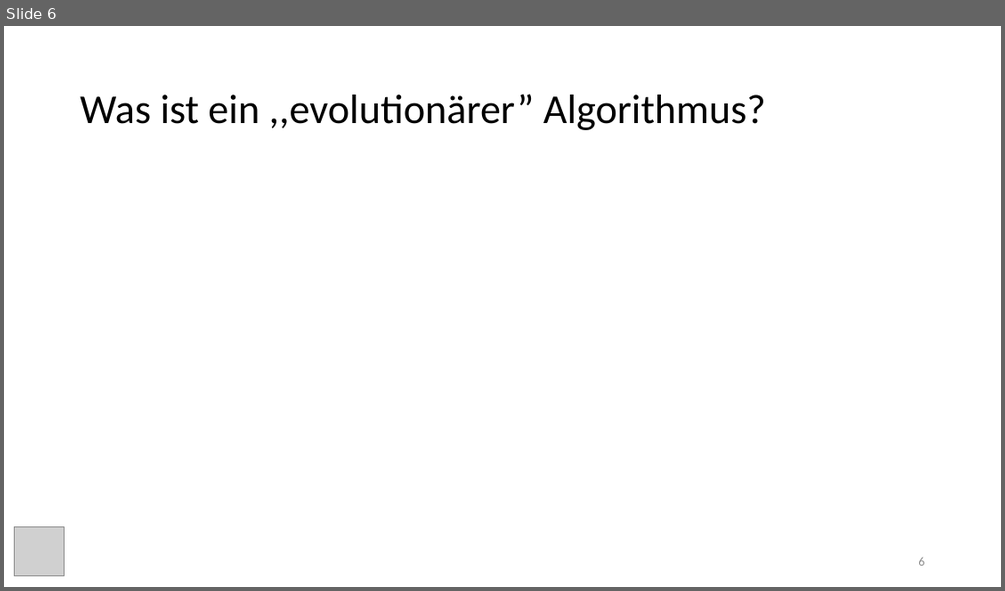
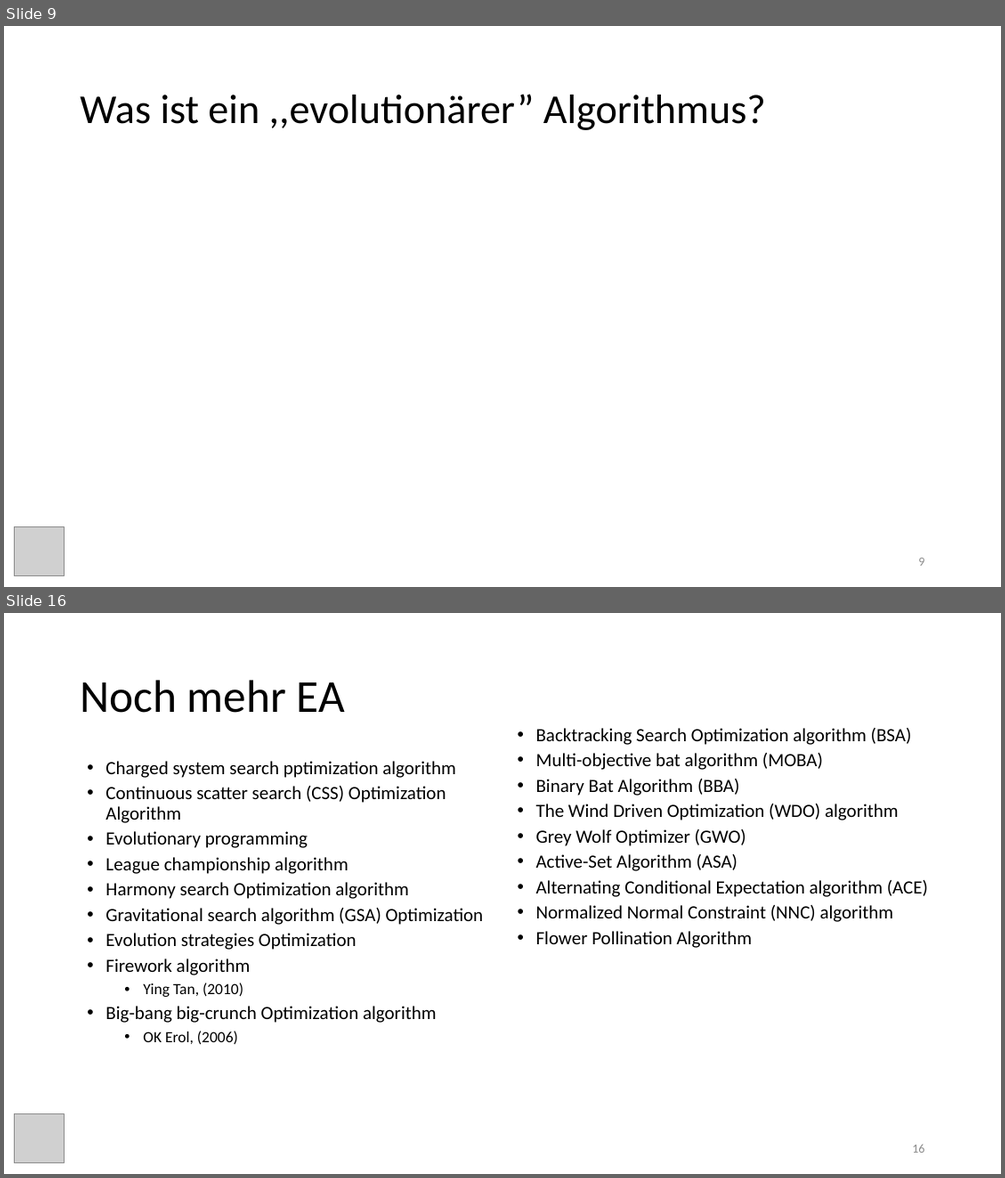
Before and after one commit to freddieRv/evolutive_algorithms_paper, a slide deck: vortrag/evolutionary_algorithms.pptx. Shown one above the other, each under a label of ours: slide 6 before the commit, slides 9 and 16 after it; the slides between them are not shown. The pictures are 1005x591 and 1005x1178 pixels, drawn with LibreOffice and Linux fonts; fonts in the diff are those of the drawing; grey boxes stand for pictures. Boxes give left, top, right and bottom in pixels: in the first picture for what was removed or moved away, otherwise in the second. Text is boxed around its words. In the diff, an @@ line names an element or a change of style, - is before the commit and + after.

Commit message:
Added images for PSO algorithm and continued with presentation

```diff
--- a/vortrag/evolutionary_algorithms.pptx
+++ b/vortrag/evolutionary_algorithms.pptx
@@ slide 16 added at (4, 613, 1001, 1174), background #FFFFFF @@
@@ title added at (80, 680, 345, 713), 44 pt, text #000000 @@
+Noch mehr EA
@@ text added at (536, 728, 928, 948), 18 pt, text #000000 @@
+  • Backtracking Search Optimization algorithm (BSA)
+  • Multi-objective bat algorithm (MOBA)
+  • Binary Bat Algorithm (BBA)
+  • The Wind Driven Optimization (WDO) algorithm
+  • Grey Wolf Optimizer (GWO)
+  • Active-Set Algorithm (ASA)
+  • Alternating Conditional Expectation algorithm (ACE)
+  • Normalized Normal Constraint (NNC) algorithm
+  • Flower Pollination Algorithm
@@ text added at (105, 761, 484, 1045), 18 pt, text #000000 @@
+  • Charged system search pptimization algorithm
+  • Continuous scatter search (CSS) Optimization Algorithm
+  • Evolutionary programming
+  • League championship algorithm
+  • Harmony search Optimization algorithm
+  • Gravitational search algorithm (GSA) Optimization
+  • Evolution strategies Optimization
+  • Firework algorithm
+    • Ying Tan, (2010)
+  • Big-bang big-crunch Optimization algorithm
+    • OK Erol, (2006)
@@ picture added at (15, 1113, 64, 1163) @@
@@ page number added at (912, 1144, 924, 1152), 12 pt, text #8C8C8C @@
+16
@@ what was slide 6 is now slide 9 @@
@@ page number at (918, 557, 924, 565): text changed @@
-6
+9
```
Also in this commit, not shown: 4 slides changed, 12 other slides added, 1 slide removed, 13 other files.
